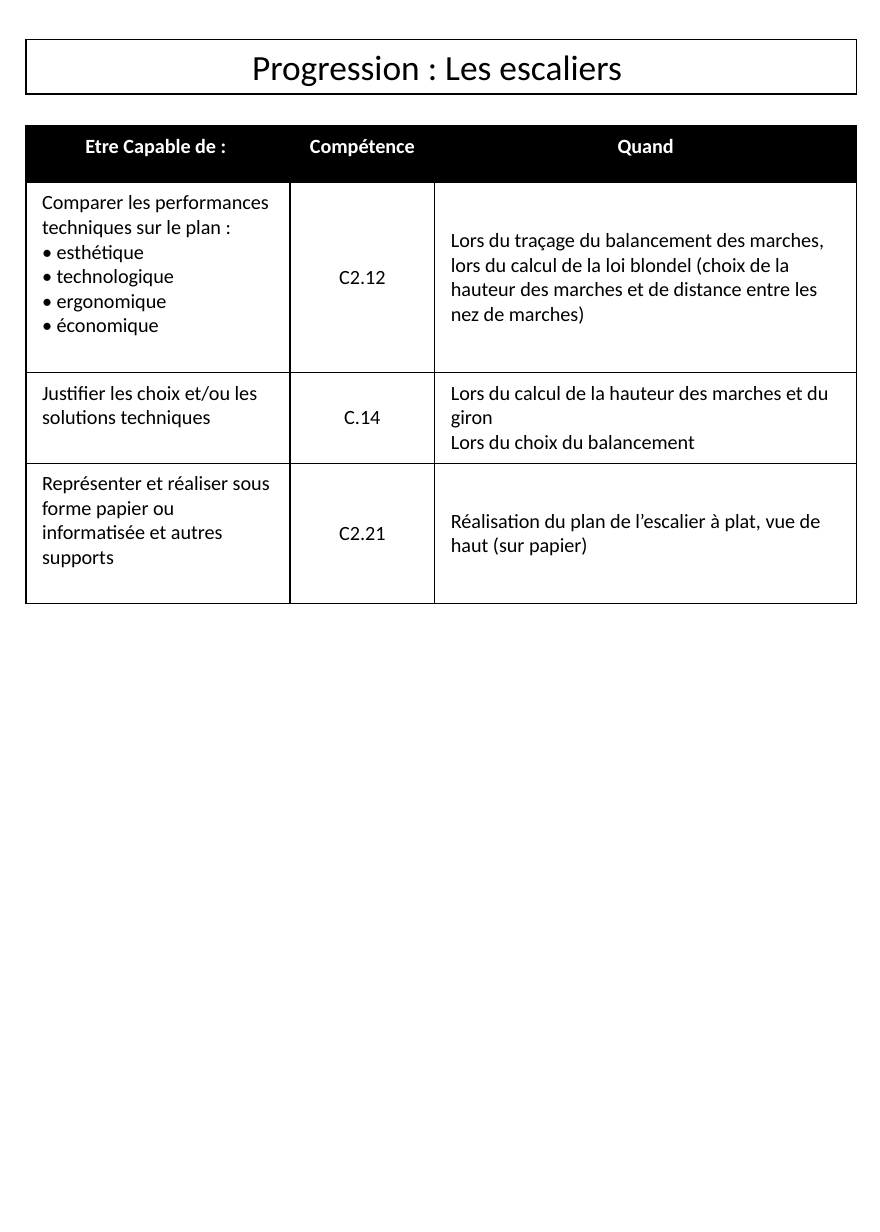
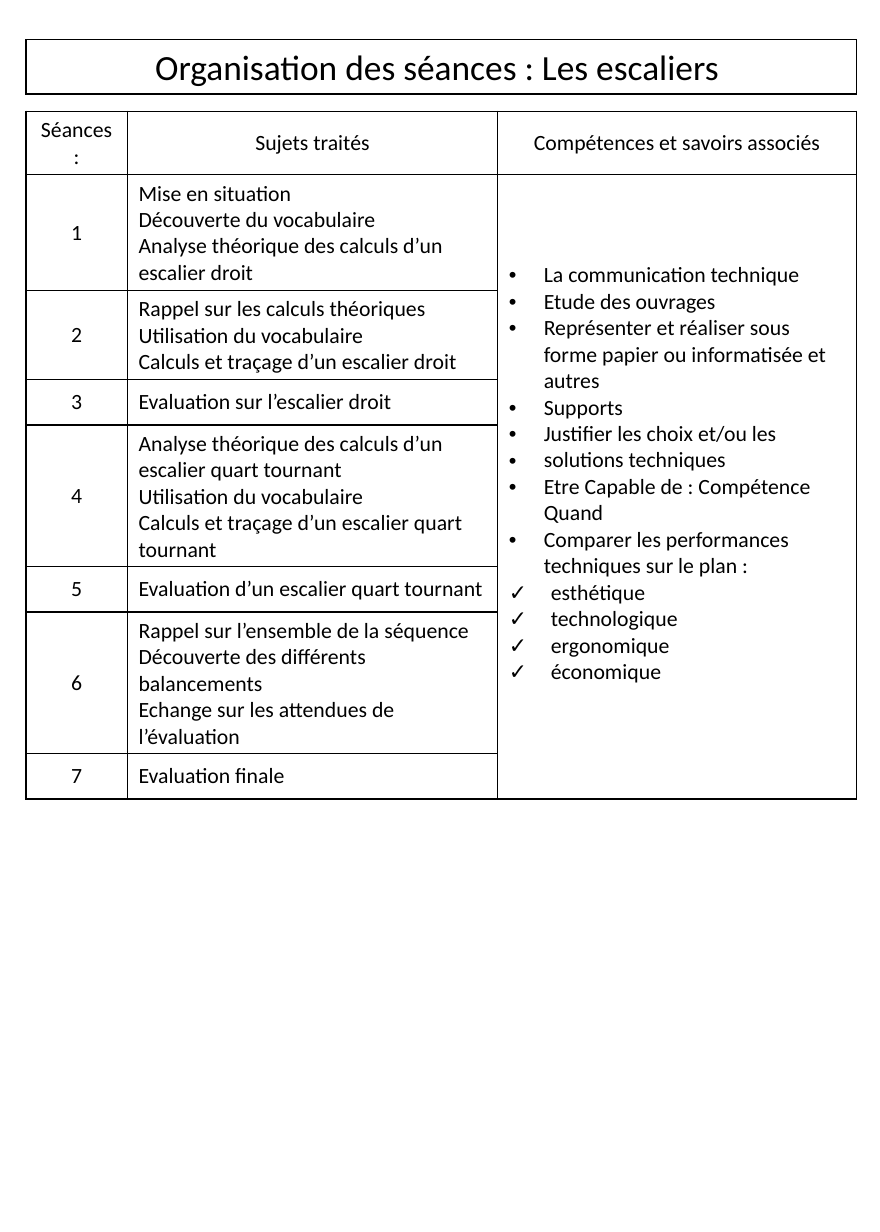
Before and after one commit to kduchevreuil/Cours-Menuiserie, a slide deck: slide 1 of escaliers.pptx. Drawn at 880x1232 pixels with LibreOffice and Linux fonts; fonts in the diff are those of the drawing. Boxes give left, top, right and bottom in pixels: in the first picture for what was removed or moved away, otherwise in the second. Text is boxed around its words. In the diff, an @@ line names an element or a change of style, - is before the commit and + after.

```diff
--- a/escaliers.pptx
+++ b/escaliers.pptx
@@ text in rectangle at [155, 55, 718, 86]: text changed @@
-Progression : Les escaliers
+Organisation des séances : Les escaliers
@@ table added at [26, 112, 857, 799], 8 rows, 3 columns @@
+Séances : | Sujets traités | Compétences et savoirs associés
+1 | Mise en situation / Découverte du vocabulaire / Analyse théorique des calculs d’un escalier droit | La communication technique / Etude des ouvrages / Représenter et réaliser sous forme papier ou informatisée et autres / Supports / Justifier les choix et/ou les / solutions techniques / Etre Capable de : Compétence Quand / Comparer les performances techniques sur le plan : / esthétique / technologique / ergonomique / économique
+2 | Rappel sur les calculs théoriques / Utilisation du vocabulaire / Calculs et traçage d’un escalier droit | 
+3 | Evaluation sur l’escalier droit | 
+4 | Analyse théorique des calculs d’un escalier quart tournant / Utilisation du vocabulaire / Calculs et traçage d’un escalier quart tournant | 
+5 | Evaluation d’un escalier quart tournant | 
+6 | Rappel sur l’ensemble de la séquence / Découverte des différents balancements / Echange sur les attendues de l’évaluation | 
+7 | Evaluation finale | 
@@ table removed at [26, 126, 855, 605], 4 rows, 3 columns @@
-Etre Capable de : | Compétence | Quand
-Comparer les performances / techniques sur le plan : / • esthétique / • technologique / • ergonomique / • économique | C2.12 | Lors du traçage du balancement des marches, lors du calcul de la loi blondel (choix de la hauteur des marches et de distance entre les nez de marches)
-Justifier les choix et/ou les / solutions techniques | C.14 | Lors du calcul de la hauteur des marches et du giron / Lors du choix du balancement
-Représenter et réaliser sous / forme papier ou / informatisée et autres / supports | C2.21 | Réalisation du plan de l’escalier à plat, vue de haut (sur papier)
```
Also in this commit, not shown: 4 other slides changed, 9 other files.
